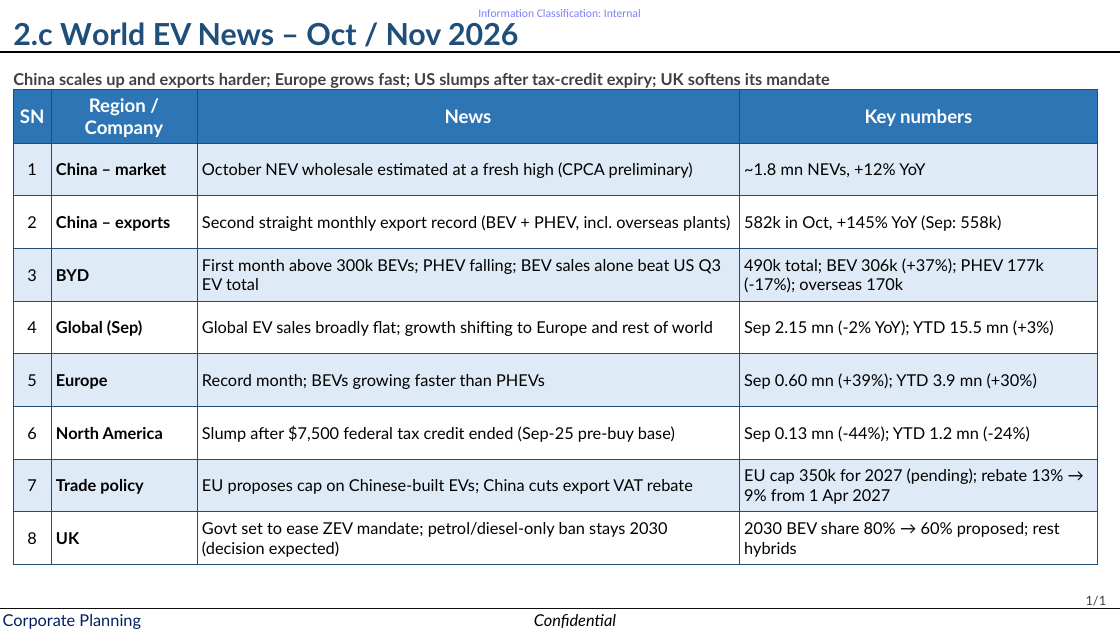
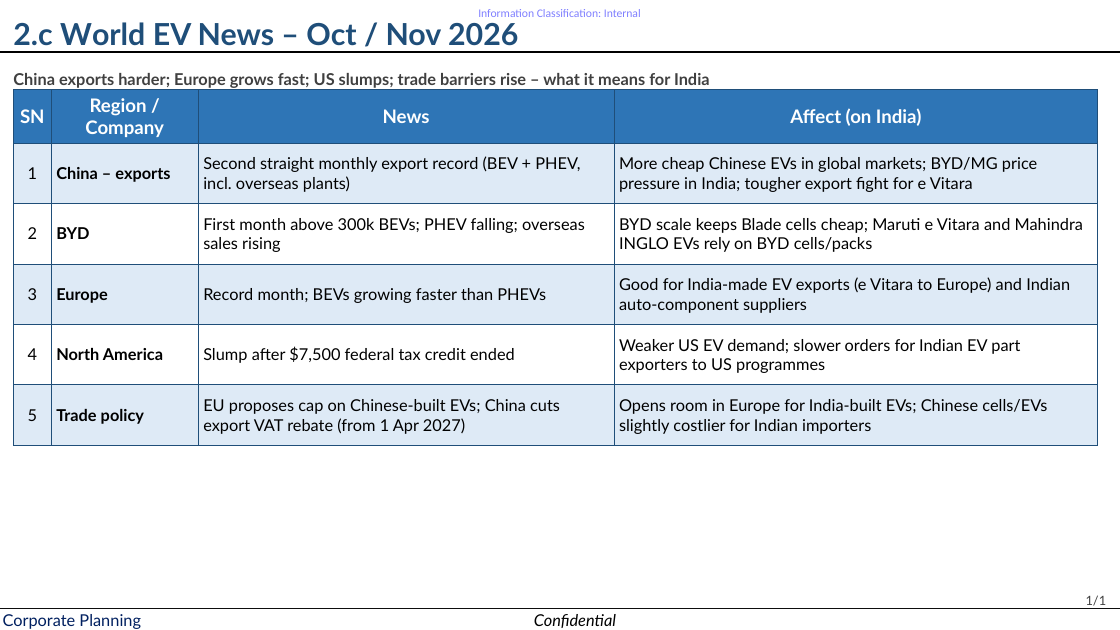
Before and after one commit to Crypto-ashish/bess, a slide deck: slide 7 of EV study 10nov.pptx. Drawn at 1120x630 pixels with LibreOffice and Linux fonts; fonts in the diff are those of the drawing. Boxes give left, top, right and bottom in pixels: in the first picture for what was removed or moved away, otherwise in the second. Text is boxed around its words. In the diff, an @@ line names an element or a change of style, - is before the commit and + after.

```diff
--- a/EV study 10nov.pptx
+++ b/EV study 10nov.pptx
@@ text at [13,73,710,88]: text changed @@
-China scales up and exports harder; Europe grows fast; US slumps after tax-credit expiry; UK softens its mandate
+China exports harder; Europe grows fast; US slumps; trade barriers rise – what it means for India
@@ table at [13,90,1098,438] @@
-row 1: SN | Region / Company | News | Key numbers
-row 2: 1 | China – market | October NEV wholesale estimated at a fresh high (CPCA preliminary) | ~1.8 mn NEVs, +12% YoY
-row 3: 2 | China – exports | Second straight monthly export record (BEV + PHEV, incl. overseas plants) | 582k in Oct, +145% YoY (Sep: 558k)
-row 4: 3 | BYD | First month above 300k BEVs; PHEV falling; BEV sales alone beat US Q3 EV total | 490k total; BEV 306k (+37%); PHEV 177k (-17%); overseas 170k
-row 5: 4 | Global (Sep) | Global EV sales broadly flat; growth shifting to Europe and rest of world | Sep 2.15 mn (-2% YoY); YTD 15.5 mn (+3%)
-row 6: 5 | Europe | Record month; BEVs growing faster than PHEVs | Sep 0.60 mn (+39%); YTD 3.9 mn (+30%)
-row 7: 6 | North America | Slump after $7,500 federal tax credit ended (Sep-25 pre-buy base) | Sep 0.13 mn (-44%); YTD 1.2 mn (-24%)
-row 8: 7 | Trade policy | EU proposes cap on Chinese-built EVs; China cuts export VAT rebate | EU cap 350k for 2027 (pending); rebate 13% → 9% from 1 Apr 2027
-row 9: 8 | UK | Govt set to ease ZEV mandate; petrol/diesel-only ban stays 2030 (decision expected) | 2030 BEV share 80% → 60% proposed; rest hybrids
+row 1: SN | Region / Company | News | Affect (on India)
+row 2: 1 | China – exports | Second straight monthly export record (BEV + PHEV, incl. overseas plants) | More cheap Chinese EVs in global markets; BYD/MG price pressure in India; tougher export fight for e Vitara
+row 3: 2 | BYD | First month above 300k BEVs; PHEV falling; overseas sales rising | BYD scale keeps Blade cells cheap; Maruti e Vitara and Mahindra INGLO EVs rely on BYD cells/packs
+row 4: 3 | Europe | Record month; BEVs growing faster than PHEVs | Good for India-made EV exports (e Vitara to Europe) and Indian auto-component suppliers
+row 5: 4 | North America | Slump after $7,500 federal tax credit ended | Weaker US EV demand; slower orders for Indian EV part exporters to US programmes
+row 6: 5 | Trade policy | EU proposes cap on Chinese-built EVs; China cuts export VAT rebate (from 1 Apr 2027) | Opens room in Europe for India-built EVs; Chinese cells/EVs slightly costlier for Indian importers
```
Also in this commit, not shown: 2 other slides changed.
